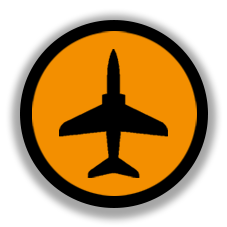
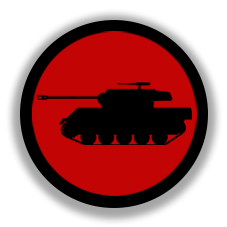
Before/after of a 227x227 layered artwork. What changed in the layer stack:
hid "空军黑", painted on it over left=39, top=49, right=190, bottom=178
added layer "陆军黑" in group "军队" over left=37, top=82, right=192, bottom=145
moved "国家" out of group "军队" over left=32, top=31, right=197, bottom=196
hid "校长", painted on it over left=32, top=31, right=197, bottom=196
showed "毛熊", painted on it over left=32, top=31, right=197, bottom=196
